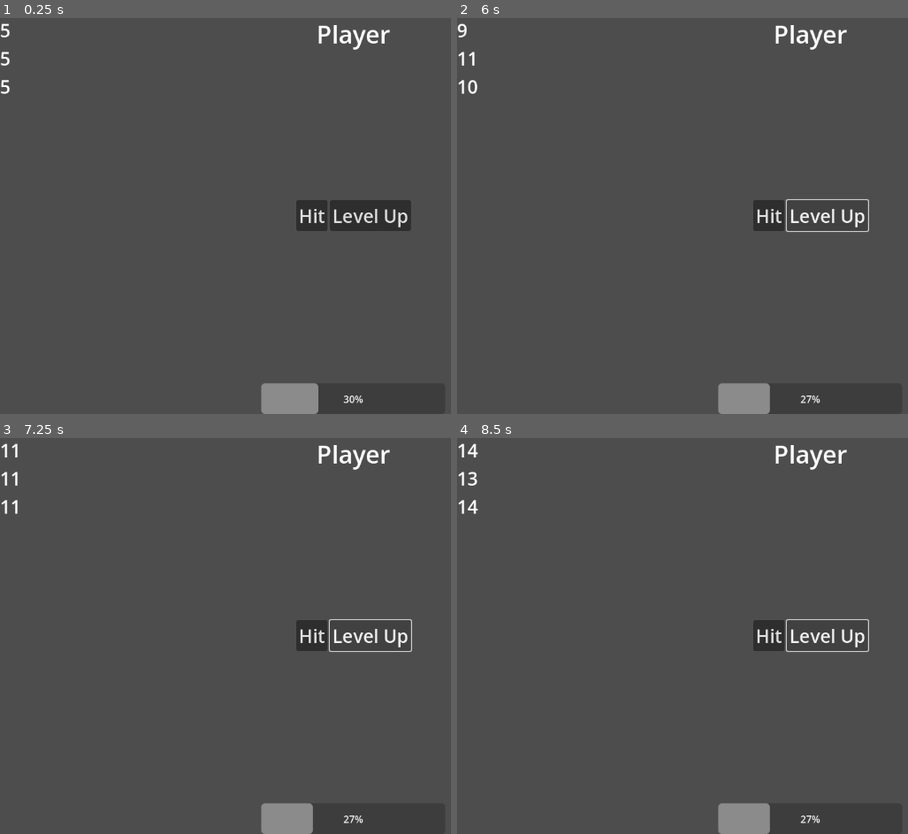
Above: before the commit, frames 1-4 (two rows, left to right).
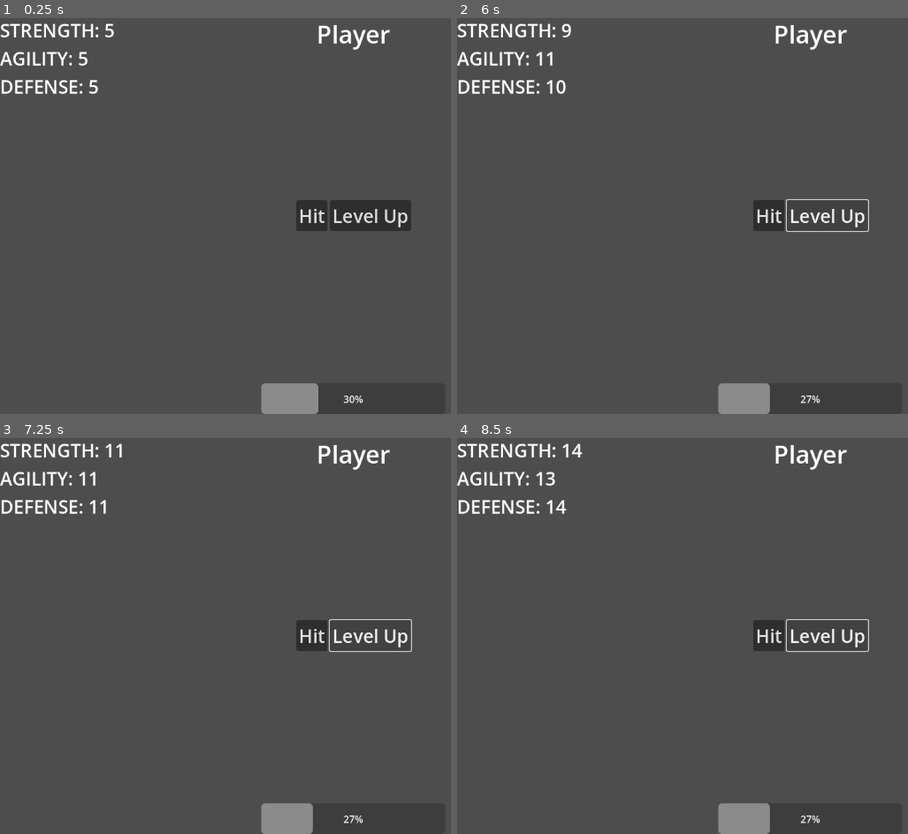
Above: after the commit, the same moments.

Repository: liana-p/Godot-4-Reactive-UI-Test
Game: Godot game, scene res://main.tscn
Same seed, same stepped clock (60 frames per second), same inputs: the game is played once before the commit and once after it.
Inputs:
- Up to frame 1 (0.25 s): no input
- Up to frame 2 (6 s): click "Hit" at 0.5 s; click "Level Up" at 1.25 s; click "Hit" at 2 s; click "Level Up" at 2.75 s; click "Hit" at 3.5 s; click "Level Up" at 4.25 s; tap Enter at 5 s; tap Space at 5.75 s
- Up to frame 3 (7.25 s): tap Enter at 6.5 s
- Up to frame 4 (8.5 s): tap Space at 7.25 s; tap Enter at 8 s

The runs differ from the first frame. In frame 1, 1.1% of the frame differs, in the area x 0-26%, y 1-20%; in frame 2, 1.2%; in frame 3, 1.1%; in frame 4, 1.2%, in the area x 0-28%, y 1-20%.

Commit message:
inspector integration better

Diff:
--- a/GodotReactivity/BoundLabel.gd
+++ b/GodotReactivity/BoundLabel.gd
@@ -2,6 +2,19 @@
 
 @export var target: Node;
 @export var reactivePath: String;
+@export var format_string: String;
+@export var transform_func: String;
 
 func _ready():
-	ReactiveUI.autobind(self, target, reactivePath, 'text');
+	var transform = null;
+	if transform_func:
+		transform = transform_func;
+	elif format_string:
+		transform = Callable(self, 'process_string');
+	ReactiveUI.autobind(self, target, reactivePath, 'text', transform);
+
+func process_string(result, bound_target):
+	print('process_string', result, bound_target);
+	if format_string != null:
+		result = format_string % result;
+	return result;
--- a/GodotReactivity/BoundProgressBar.gd
+++ b/GodotReactivity/BoundProgressBar.gd
@@ -2,6 +2,7 @@
 
 @export var target: Node;
 @export var reactivePath: String;
+@export var transform_func: String;
 
 func _ready():
-  ReactiveUI.autobind(self, target, reactivePath, 'value');
+  ReactiveUI.autobind(self, target, reactivePath, 'value', transform_func);
--- /dev/null
+++ b/GodotReactivity/ReactiveAnything.gd
@@ -0,0 +1,9 @@
+extends Node
+
+@export var target: Node;
+@export var bound_property: String;
+@export var reactivePath: String;
+@export var transform_func: String;
+
+func _ready():
+  ReactiveUI.autobind(self, target, reactivePath, bound_property, transform_func);
--- /dev/null
+++ b/GodotReactivity/ReactiveOtherNode.gd
@@ -0,0 +1,10 @@
+extends Node
+
+@export var element: Node;
+@export var target: Node;
+@export var bound_property: String;
+@export var reactivePath: String;
+@export var transform_func: String;
+
+func _ready():
+  ReactiveUI.autobind(element, target, reactivePath, bound_property, transform_func);
--- a/GodotReactivity/ReactiveUI.gd
+++ b/GodotReactivity/ReactiveUI.gd
@@ -22,6 +22,10 @@
 	var reactive_path = keys.slice(0, -1);
 	var reactive = get_reactive_from_array_path(target, reactive_path)
 	var path = keys[-1];
+	if transform_func && transform_func is String:
+		transform_func = Callable(target, transform_func);
+	elif !transform_func:
+		transform_func = null;
 	print("reactive_path ", reactive_path, " - path: ", path);
 	return bind(element, reactive, path, target_property, transform_func);
 
--- a/main.tscn
+++ b/main.tscn
@@ -48,22 +48,23 @@
 offset_right = 199.0
 offset_bottom = 177.0
 
-[node name="STR" parent="HUD/Stats" node_paths=PackedStringArray("target") instance=ExtResource("2_g4gfv")]
+[node name="Stat Widget" parent="HUD/Stats" node_paths=PackedStringArray("target") instance=ExtResource("2_g4gfv")]
 layout_mode = 2
 target = NodePath("../../../Player")
 reactivePath = "player.stats.str"
+format_string = "Strength: %s"
 
-[node name="AGI" parent="HUD/Stats" node_paths=PackedStringArray("target") instance=ExtResource("2_g4gfv")]
+[node name="Stat Widget2" parent="HUD/Stats" node_paths=PackedStringArray("target") instance=ExtResource("2_g4gfv")]
 layout_mode = 2
-text = "AGI"
 target = NodePath("../../../Player")
 reactivePath = "player.stats.agi"
+format_string = "Agility: %s"
 
-[node name="DEF" parent="HUD/Stats" node_paths=PackedStringArray("target") instance=ExtResource("2_g4gfv")]
+[node name="Stat Widget3" parent="HUD/Stats" node_paths=PackedStringArray("target") instance=ExtResource("2_g4gfv")]
 layout_mode = 2
-text = "DEF"
 target = NodePath("../../../Player")
 reactivePath = "player.stats.def"
+format_string = "Defense: %s"
 
 [node name="Buttons" type="HBoxContainer" parent="HUD"]
 anchors_preset = 8
@@ -90,5 +91,3 @@
 
 [connection signal="pressed" from="HUD/Buttons/Hit" to="Player" method="hit_player"]
 [connection signal="pressed" from="HUD/Buttons/Level up" to="Player" method="_on_level_up_pressed"]
-
-[editable path="HUD/Stats/STR"]
